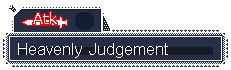
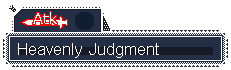
Two versions of the same layered image (231x70). Layer-by-layer changes:
painted on "Text" over left=125, top=43, right=168, bottom=55
